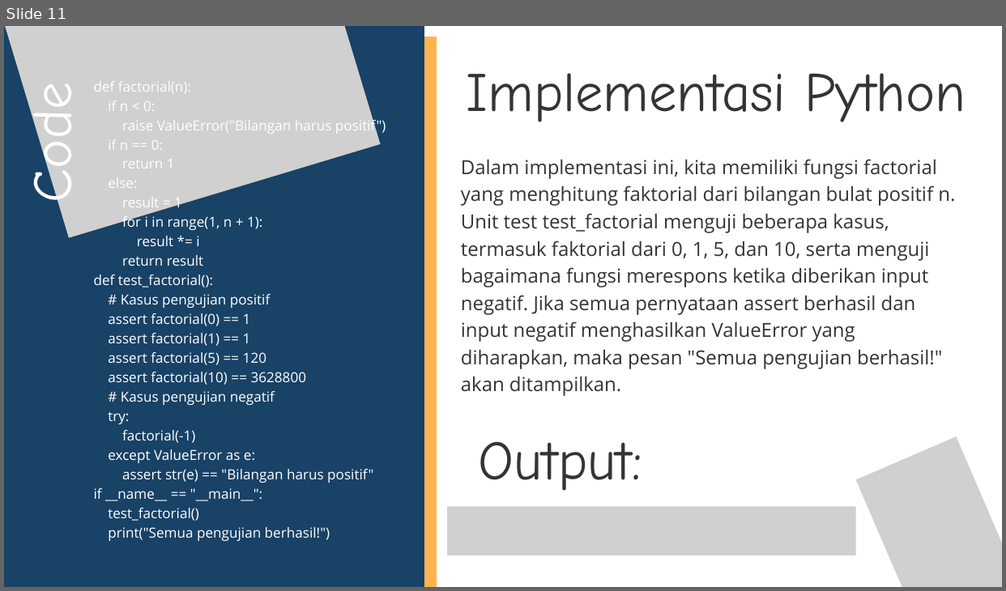
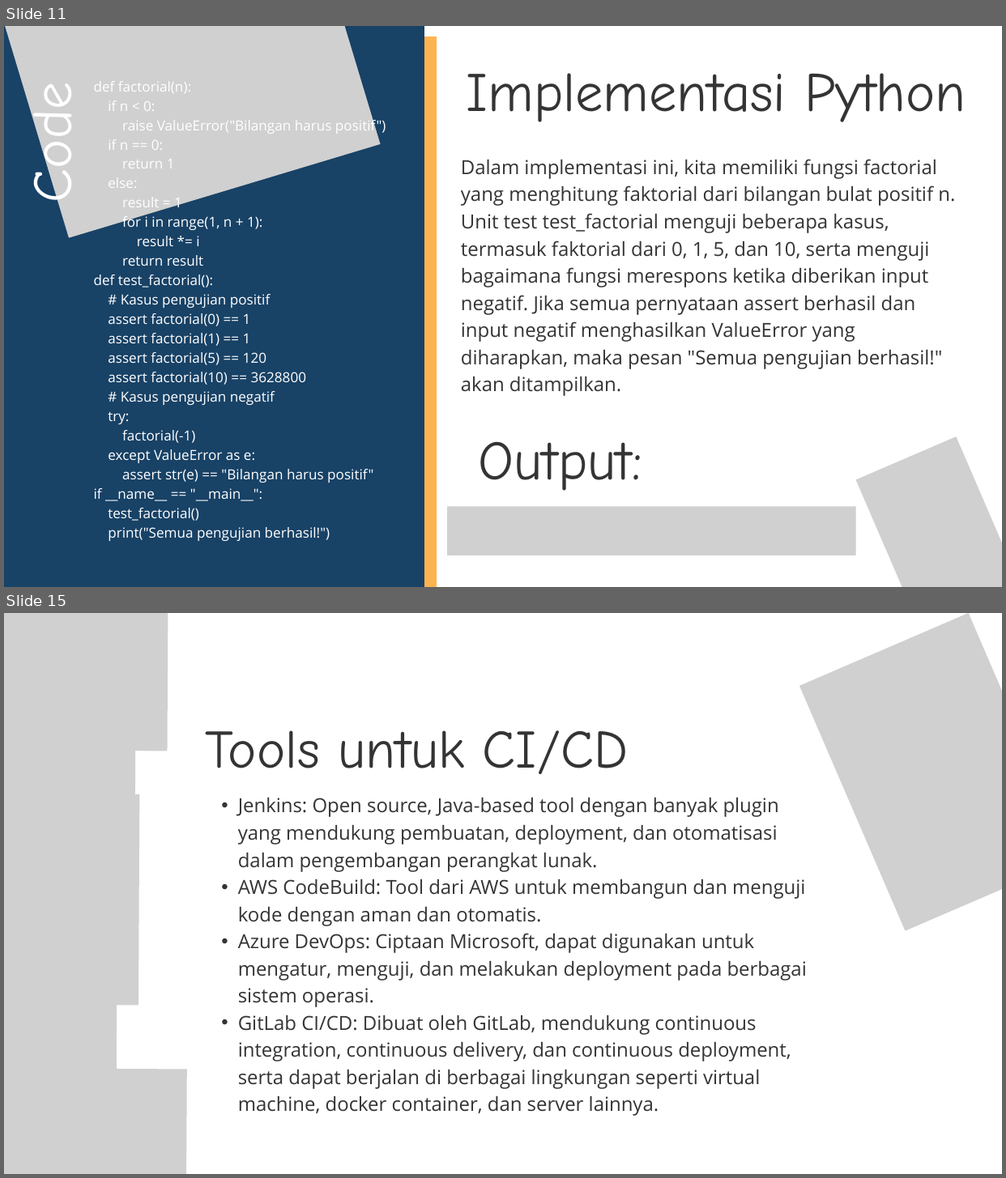
Before and after one commit to irwannurhidayat/UTS_TESTINGQA_IRWANNURHIDAYAT, a slide deck: Whitebox testing dan Unit Test.pptx. Shown one above the other, each under a label of ours: slide 11 before the commit, slides 11 and 15 after it; the slides between them are not shown. The pictures are 1006x591 and 1006x1178 pixels, drawn with LibreOffice and Linux fonts; fonts in the diff are those of the drawing; grey boxes stand for pictures. Boxes give left, top, right and bottom in pixels: in the first picture for what was removed or moved away, otherwise in the second. Text is boxed around its words. In the diff, an @@ line names an element or a change of style, - is before the commit and + after.

```diff
--- a/Whitebox testing dan Unit Test.pptx
+++ b/Whitebox testing dan Unit Test.pptx
@@ slide 15 added at (x1=4, y1=613, x2=1002, y2=1174), background #FFFFFF @@
@@ picture added at (x1=4, y1=613, x2=169, y2=752) @@
@@ picture added at (x1=799, y1=613, x2=1002, y2=931) @@
@@ picture added at (x1=4, y1=682, x2=136, y2=895) @@
@@ text added at (x1=205, y1=730, x2=628, y2=774), 78 pt, text #343434 @@
+Tools untuk CI/CD
@@ picture added at (x1=4, y1=793, x2=140, y2=1005) @@
@@ text added at (x1=238, y1=797, x2=807, y2=1116), 28 pt, text #343434 @@
+  • Jenkins: Open source, Java-based tool dengan banyak plugin yang mendukung pembuatan, deployment, dan otomatisasi dalam pengembangan perangkat lunak.
+  • AWS CodeBuild: Tool dari AWS untuk membangun dan menguji kode dengan aman dan otomatis.
+  • Azure DevOps: Ciptaan Microsoft, dapat digunakan untuk mengatur, menguji, dan melakukan deployment pada berbagai sistem operasi.
+  • GitLab CI/CD: Dibuat oleh GitLab, mendukung continuous integration, continuous delivery, dan continuous deployment, serta dapat berjalan di berbagai lingkungan seperti virtual machine, docker container, dan server lainnya.
@@ picture added at (x1=4, y1=931, x2=117, y2=1144) @@
@@ picture added at (x1=4, y1=1068, x2=187, y2=1174) @@
```
Also in this commit, not shown: 5 other slides added.
